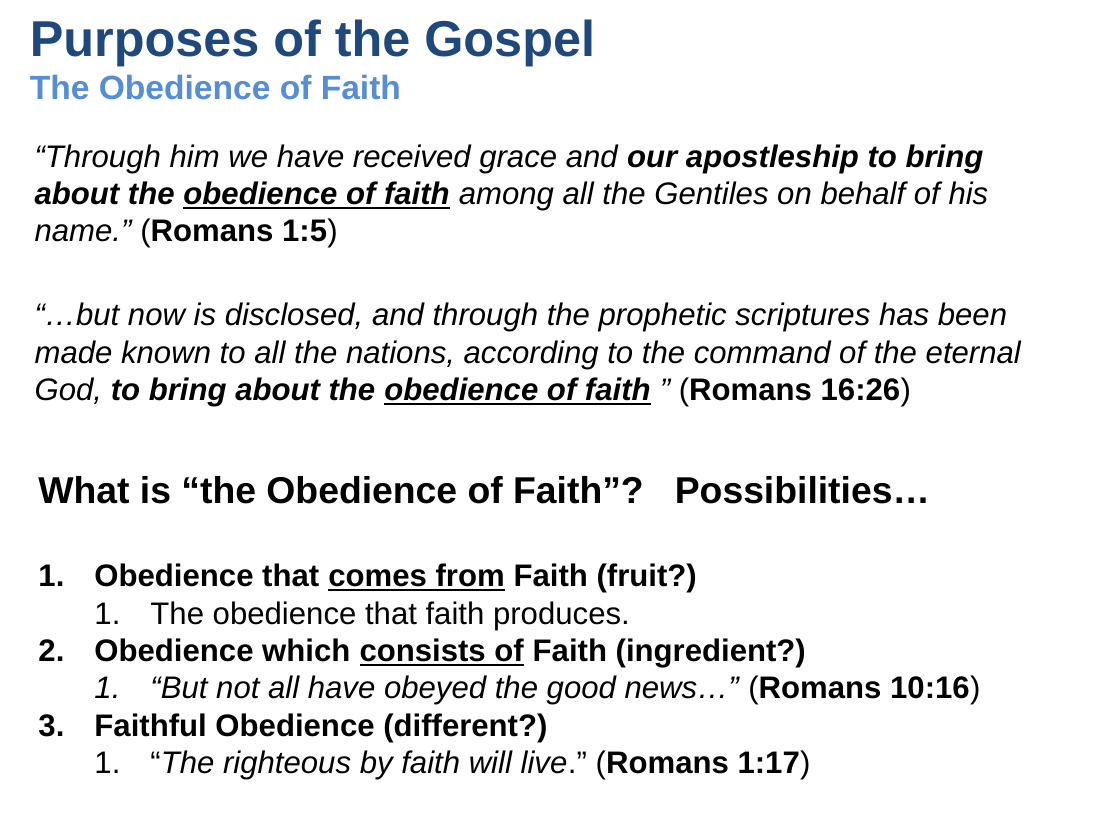
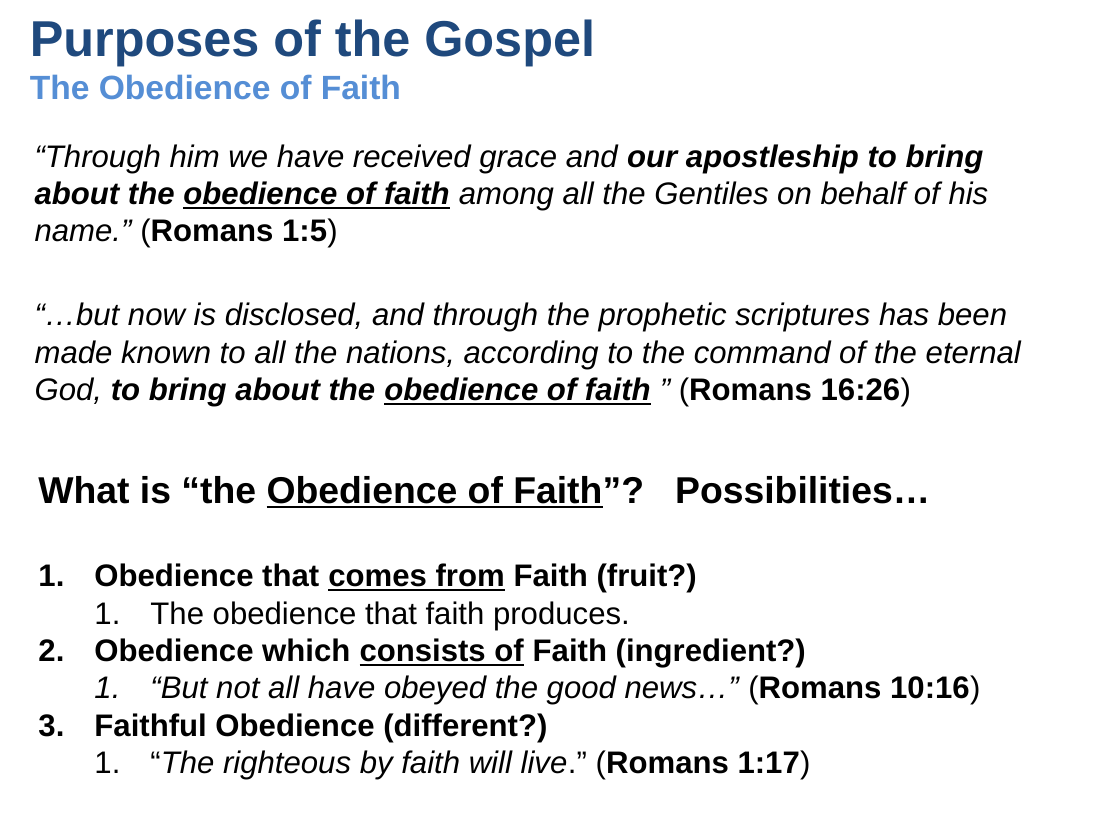
Before and after one commit to UsefulEngines/EvangelismPublic, a slide deck: slide 3 of 2026-Q2/12-ObedienceOfFaith-Ch12-16/2026-06-28-Romans-Ch12-16.pptx. Drawn at 1120x840 pixels with LibreOffice and Linux fonts; fonts in the diff are those of the drawing. Boxes give left, top, right and bottom in pixels: in the first picture for what was removed or moved away, otherwise in the second. Text is boxed around its words. In the diff, an @@ line names an element or a change of style, - is before the commit and + after.

```diff
--- a/2026-Q2/12-ObedienceOfFaith-Ch12-16/2026-06-28-Romans-Ch12-16.pptx
+++ b/2026-Q2/12-ObedienceOfFaith-Ch12-16/2026-06-28-Romans-Ch12-16.pptx
@@ text at [38, 476, 930, 508]: underline on in "Obedience of Faith”?" @@
```
Also in this commit, not shown: 2 other slides changed, 4 slides added, 3 slides removed, 2 other files.
